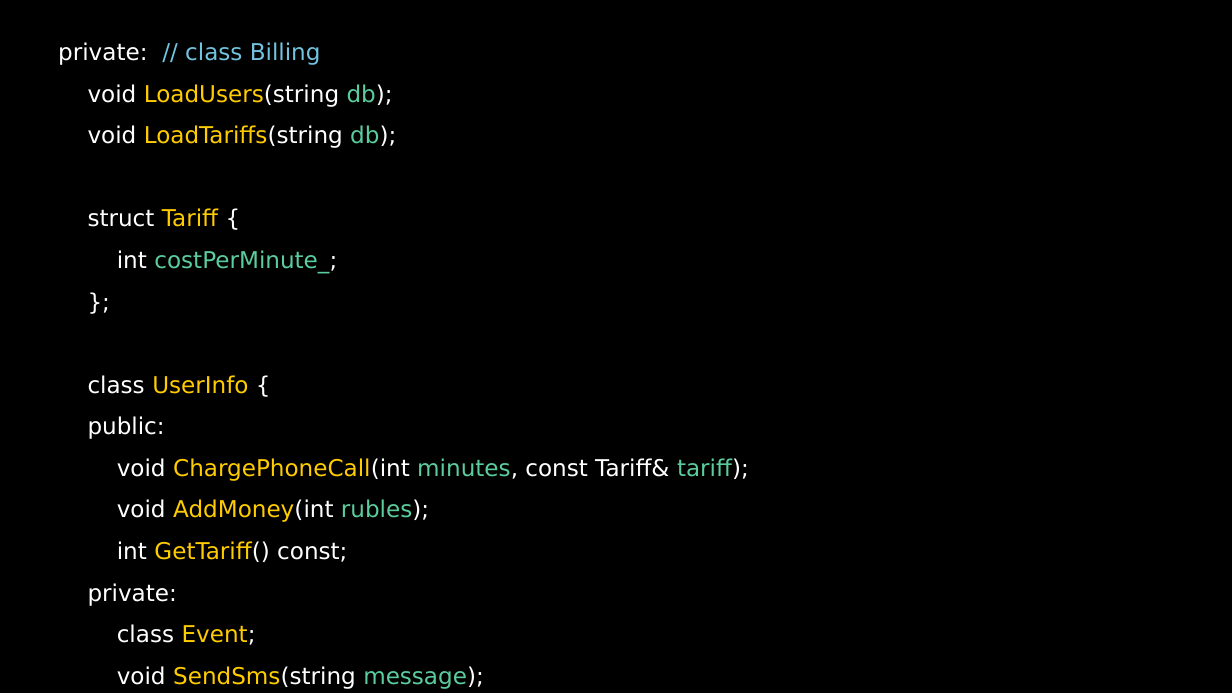
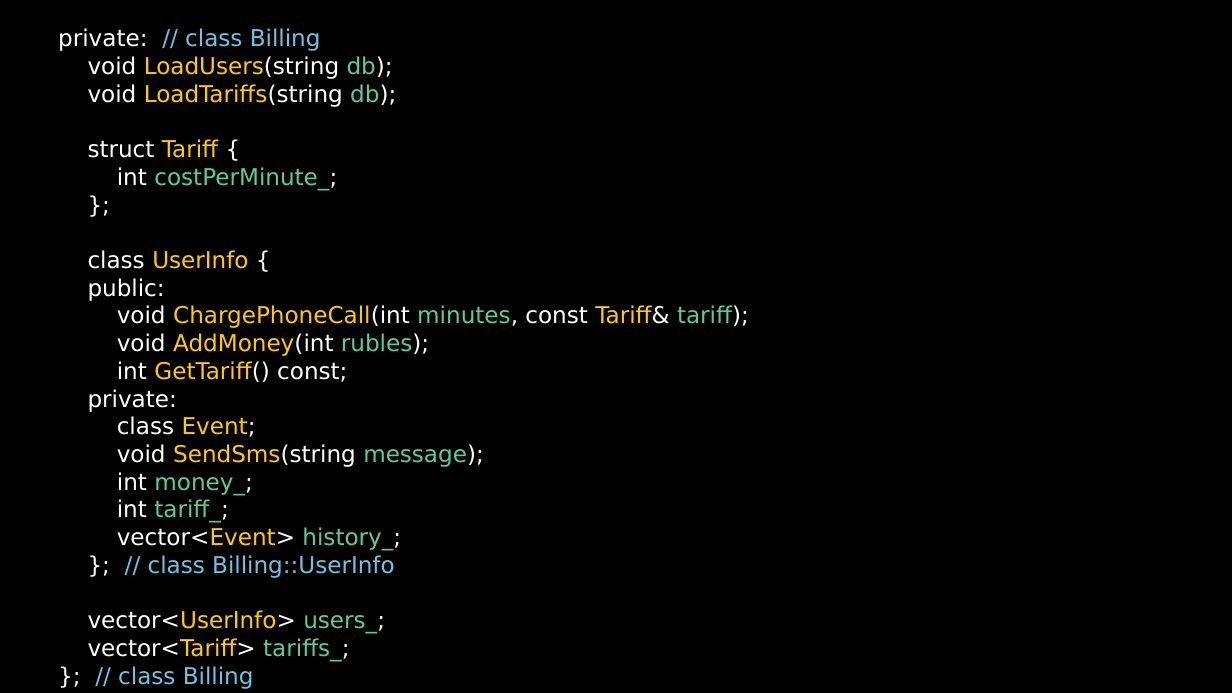
Before and after one commit to ishfb/cpprus17, a slide deck: slide 21 of slides.pptx. Drawn at 1232x693 pixels with LibreOffice and Linux fonts; fonts in the diff are those of the drawing. Boxes give left, top, right and bottom in pixels: in the first picture for what was removed or moved away, otherwise in the second. Text is boxed around its words. In the diff, an @@ line names an element or a change of style, - is before the commit and + after.

```diff
--- a/slides.pptx
+++ b/slides.pptx
@@ text at box(58, 28, 749, 467): text colour #FFFFFF to #FFCC00 in "Tariff&"; line spacing 1.5 to 1 @@
@@ text at box(88, 472, 401, 689): paragraphs added @@
+int money_;
+int tariff_;
+vector<Event> history_;
+}; // class Billing::UserInfo
+vector<UserInfo> users_;
+vector<Tariff> tariffs_;
+}; // class Billing
```
Also in this commit, not shown: 4 other slides changed, 3 slides added, 1 slide removed.
